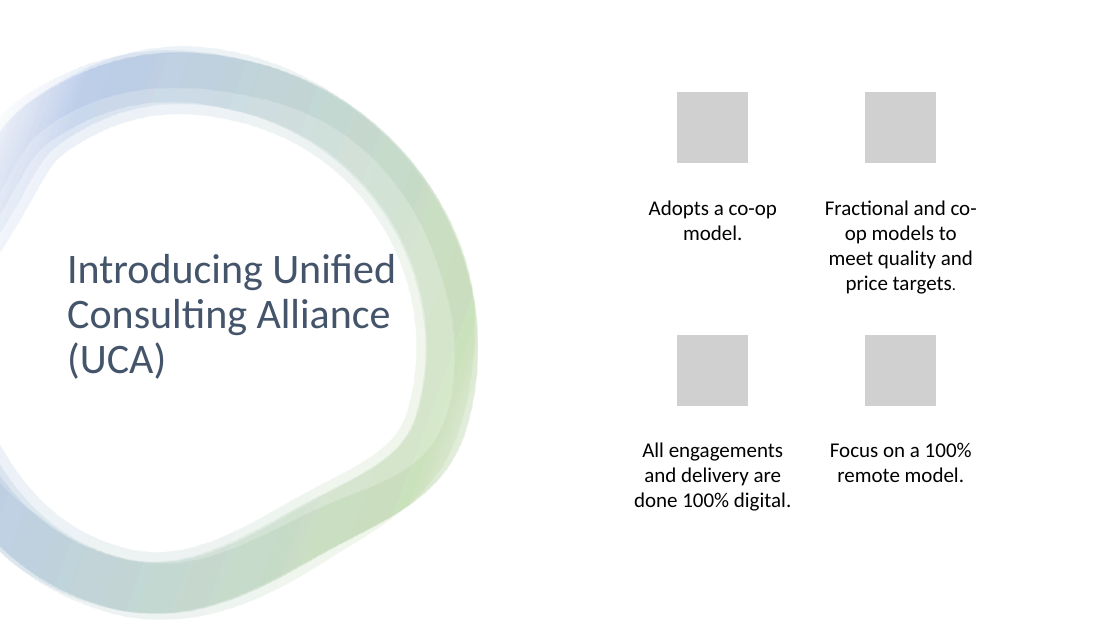
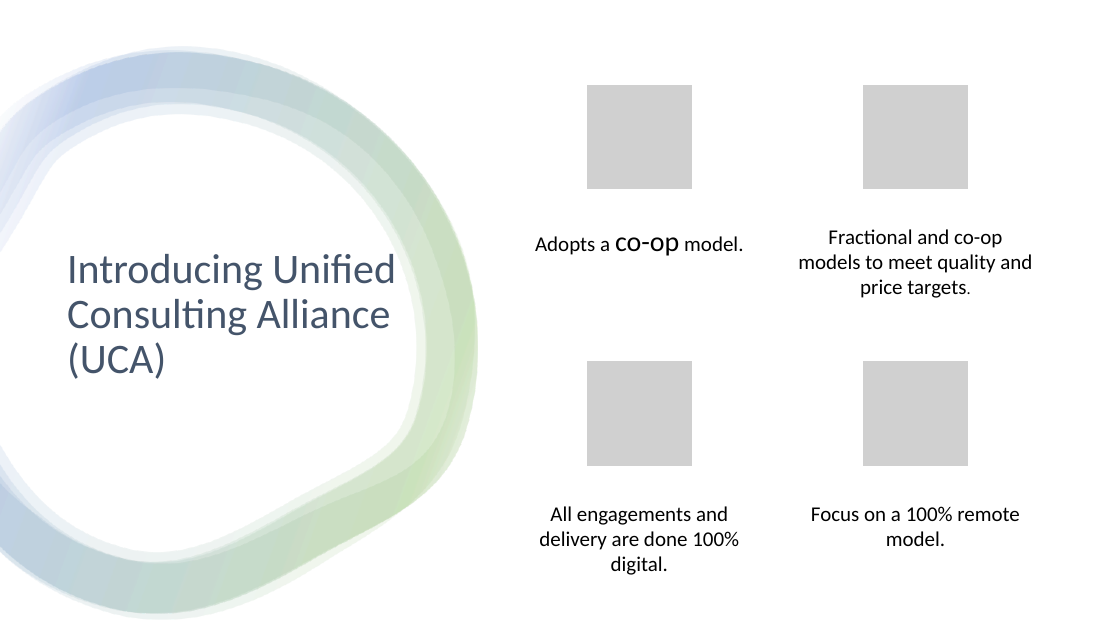
Before and after one commit to kipronorugut/UCA, a slide deck: slide 2 of Presentations/UCA-First-Draft.pptx. Drawn at 1120x630 pixels with LibreOffice and Linux fonts; fonts in the diff are those of the drawing; grey boxes stand for pictures. Boxes give left, top, right and bottom in pixels: in the first picture for what was removed or moved away, otherwise in the second. Text is boxed around its words. In the diff, an @@ line names an element or a change of style, - is before the commit and + after.

```diff
--- a/Presentations/UCA-First-Draft.pptx
+++ b/Presentations/UCA-First-Draft.pptx
@@ picture: place and size @@
-picture at box(677, 92, 749, 164)
+picture at box(586, 84, 692, 190)
@@ picture: place and size @@
-picture at box(865, 92, 938, 164)
+picture at box(863, 84, 969, 190)
@@ text "Adopts a co-op model.": place and size @@
-text "Adopts a co-op model." at box(649, 200, 777, 240)
+text "Adopts a co-op model." at box(535, 236, 743, 256)
@@ text "Adopts a co-op model." at box(535, 236, 743, 256): size 18 to 24 pt in "co-op" @@
@@ text "Fractional and co-op models to ..." rewrapped from box(825, 200, 977, 294) to box(798, 229, 1032, 298) @@
@@ picture removed at box(865, 334, 938, 407) @@
@@ picture: place and size @@
-picture at box(677, 334, 749, 407)
+picture at box(586, 361, 692, 467)
@@ picture added at box(863, 361, 969, 467) @@
@@ text "All engagements and delivery are ..." rewrapped from box(634, 442, 791, 511) to box(539, 506, 739, 575) @@
@@ text "Focus on a 100% remote ..." rewrapped from box(830, 442, 972, 482) to box(811, 506, 1020, 546) @@
```
Also in this commit, not shown: 2 other slides changed, 4 slides added, 2 slides removed.
